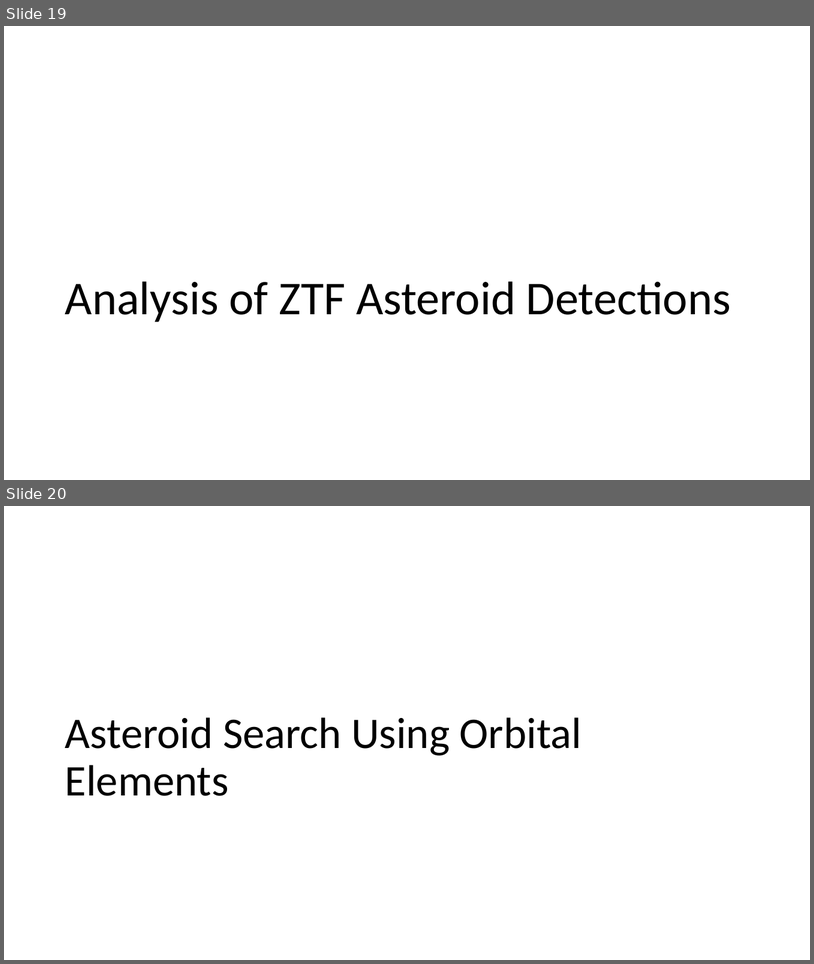
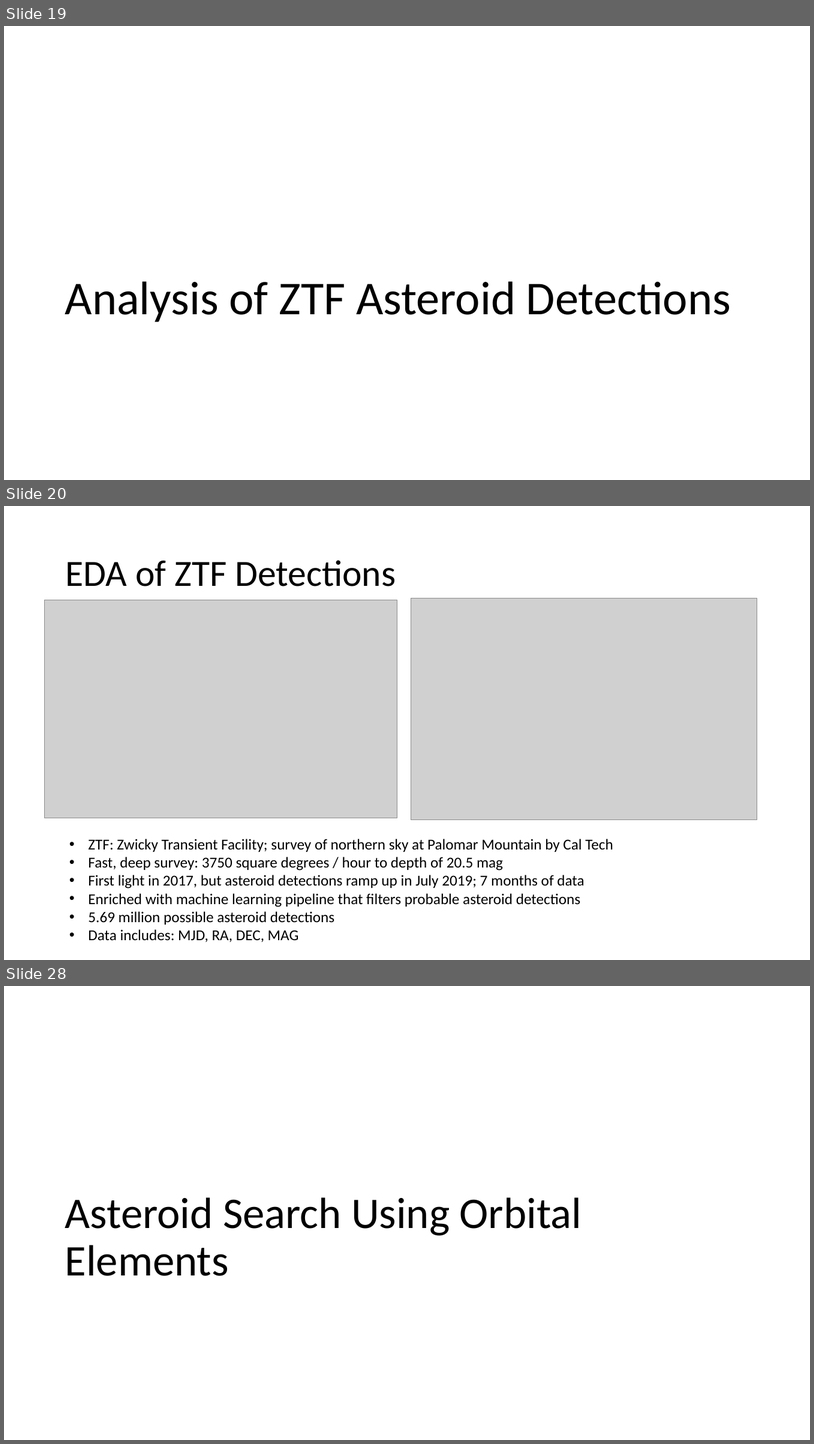
Before and after one commit to memanuel/kepler-sieve, a slide deck: thesis/kepler-sieve-slides.pptx. Shown one above the other, each under a label of ours: slides 19 and 20 before the commit, slides 19, 20 and 28 after it; the slides between them are not shown. The pictures are 814x964 and 814x1444 pixels, drawn with LibreOffice and Linux fonts; fonts in the diff are those of the drawing; grey boxes stand for pictures. Boxes give left, top, right and bottom in pixels: in the first picture for what was removed or moved away, otherwise in the second. Text is boxed around its words. In the diff, an @@ line names an element or a change of style, - is before the commit and + after.

```diff
--- a/thesis/kepler-sieve-slides.pptx
+++ b/thesis/kepler-sieve-slides.pptx
@@ slide 20 added at [4, 506, 810, 960], background #FFFFFF @@
@@ title added at [65, 560, 396, 586], 44 pt, text #000000 @@
+EDA of ZTF Detections
@@ picture added at [45, 600, 397, 818] @@
@@ picture added at [411, 598, 758, 819] @@
@@ text added at [88, 838, 613, 942], 18 pt, text #000000 @@
+• ZTF: Zwicky Transient Facility; survey of northern sky at Palomar Mountain by Cal Tech
+• Fast, deep survey: 3750 square degrees / hour to depth of 20.5 mag
+• First light in 2017, but asteroid detections ramp up in July 2019; 7 months of data
+• Enriched with machine learning pipeline that filters probable asteroid detections
+• 5.69 million possible asteroid detections
+• Data includes: MJD, RA, DEC, MAG
@@ what was slide 20 is now slide 28 @@
```
Also in this commit, not shown: 7 other slides added.
